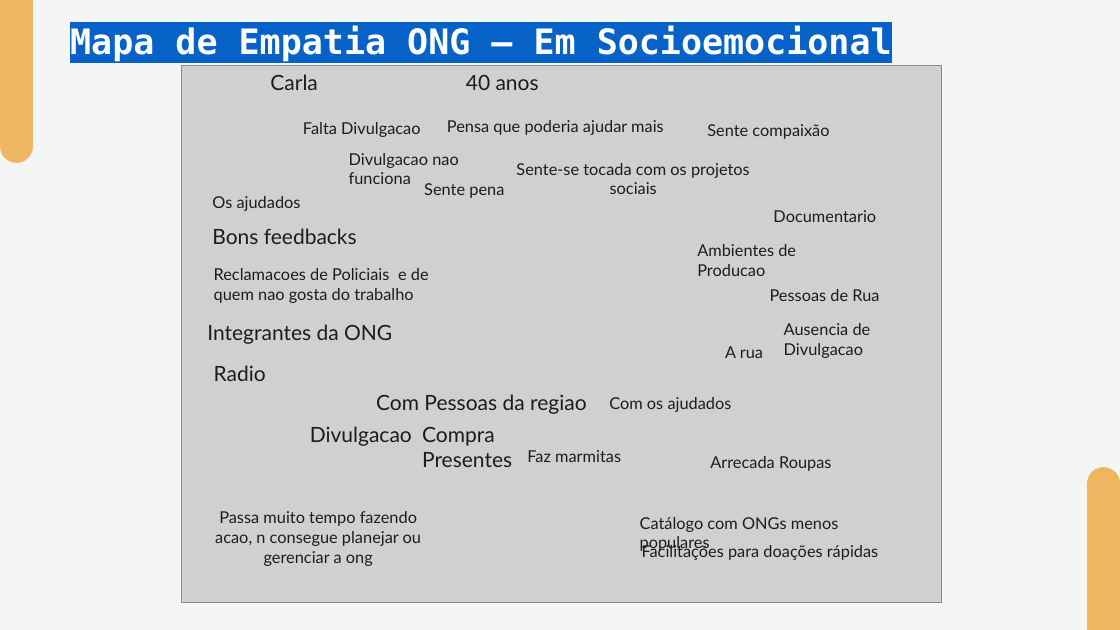
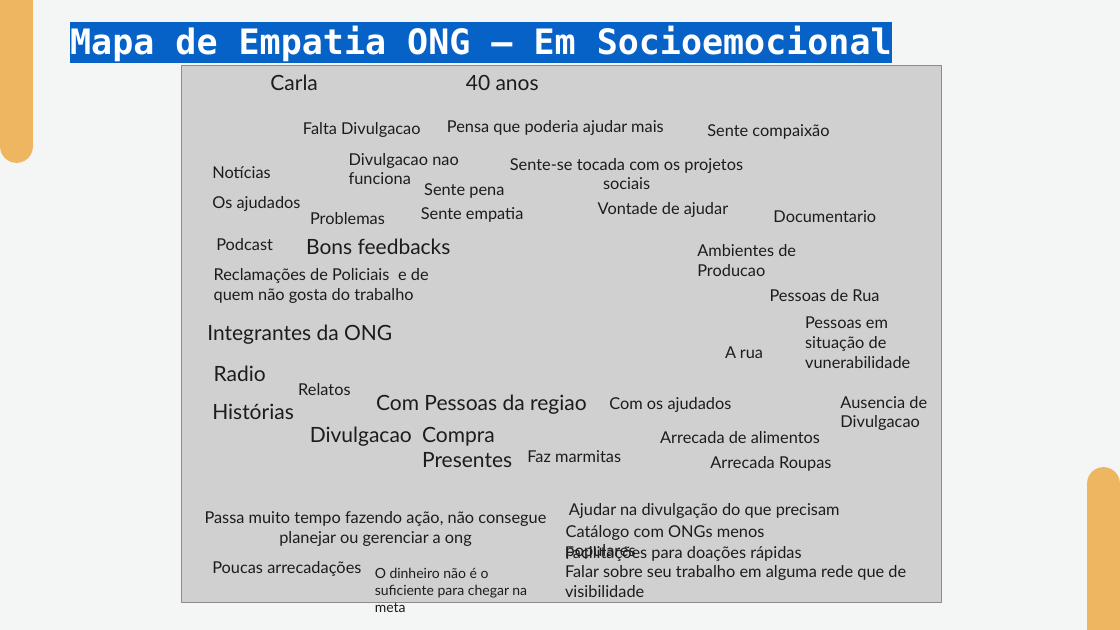
Before and after one commit to apires-roberta/bp, a slide deck: slide 9 of Sprint 1 - Entregavel de PI - Design de Interação.pptx. Drawn at 1120x630 pixels with LibreOffice and Linux fonts; fonts in the diff are those of the drawing; grey boxes stand for pictures. Boxes give left, top, right and bottom in pixels: in the first picture for what was removed or moved away, otherwise in the second. Text is boxed around its words. In the diff, an @@ line names an element or a change of style, - is before the commit and + after.

```diff
--- a/Sprint 1 - Entregavel de PI - Design de Interação.pptx
+++ b/Sprint 1 - Entregavel de PI - Design de Interação.pptx
@@ text added at [212, 166, 270, 178], 14 pt, text #1C1C1C @@
+Notícias
@@ text "Sente-se tocada com os projetos ...": place and size @@
-text "Sente-se tocada com os projetos ..." at [516, 163, 750, 194]
+text "Sente-se tocada com os projetos ..." at [510, 158, 743, 189]
@@ text added at [421, 207, 523, 222], 14 pt, text #1C1C1C @@
+Sente empatia
@@ text added at [598, 202, 728, 217], 14 pt, text #1C1C1C @@
+Vontade de ajudar
@@ text added at [216, 238, 273, 250], 14 pt, text #1C1C1C @@
+Podcast
@@ text "Bons feedbacks": place and size @@
-text "Bons feedbacks" at [212, 228, 357, 244]
+text "Bons feedbacks" at [306, 238, 451, 254]
@@ text added at [310, 212, 385, 224], 14 pt, text #1C1C1C @@
+Problemas
@@ text at [214, 268, 429, 303]: text changed @@
-Reclamacoes de Policiais e de quem nao gosta do trabalho
+Reclamações de Policiais e de quem não gosta do trabalho
@@ text added at [805, 316, 910, 368], 14 pt, text #1C1C1C @@
+Pessoas em situação de vunerabilidade
@@ text added at [298, 383, 350, 395], 14 pt, text #1C1C1C @@
+Relatos
@@ text "Ausencia de Divulgacao": place and size @@
-text "Ausencia de Divulgacao" at [784, 323, 871, 358]
+text "Ausencia de Divulgacao" at [840, 396, 927, 430]
@@ text added at [212, 403, 294, 419], 18 pt, text #1C1C1C @@
+Histórias
@@ text added at [660, 431, 820, 443], 14 pt, text #1C1C1C @@
+Arrecada de alimentos
@@ text added at [569, 503, 840, 518], 14 pt, text #1C1C1C @@
+Ajudar na divulgação do que precisam
@@ text at [205, 511, 546, 546]: text changed @@
-Passa muito tempo fazendo acao, n consegue planejar ou gerenciar a ong
+Passa muito tempo fazendo ação, não consegue planejar ou gerenciar a ong
@@ text "Facilitações para doações rápidas" rewrapped from [642, 543, 878, 560] to [438, 546, 801, 598] @@
@@ text "Catálogo com ONGs menos populares": place and size @@
-text "Catálogo com ONGs menos populares" at [640, 517, 839, 553]
+text "Catálogo com ONGs menos populares" at [566, 525, 765, 561]
@@ text added at [212, 561, 361, 576], 14 pt, text #1C1C1C @@
+Poucas arrecadações
@@ text added at [375, 549, 682, 578], 12 pt, text #1C1C1C @@
+O dinheiro não é o suficiente para chegar na meta
@@ text added at [565, 565, 906, 597], 14 pt, text #1C1C1C @@
+Falar sobre seu trabalho em alguma rede que de visibilidade
```
Also in this commit, not shown: 1 other slide changed.
